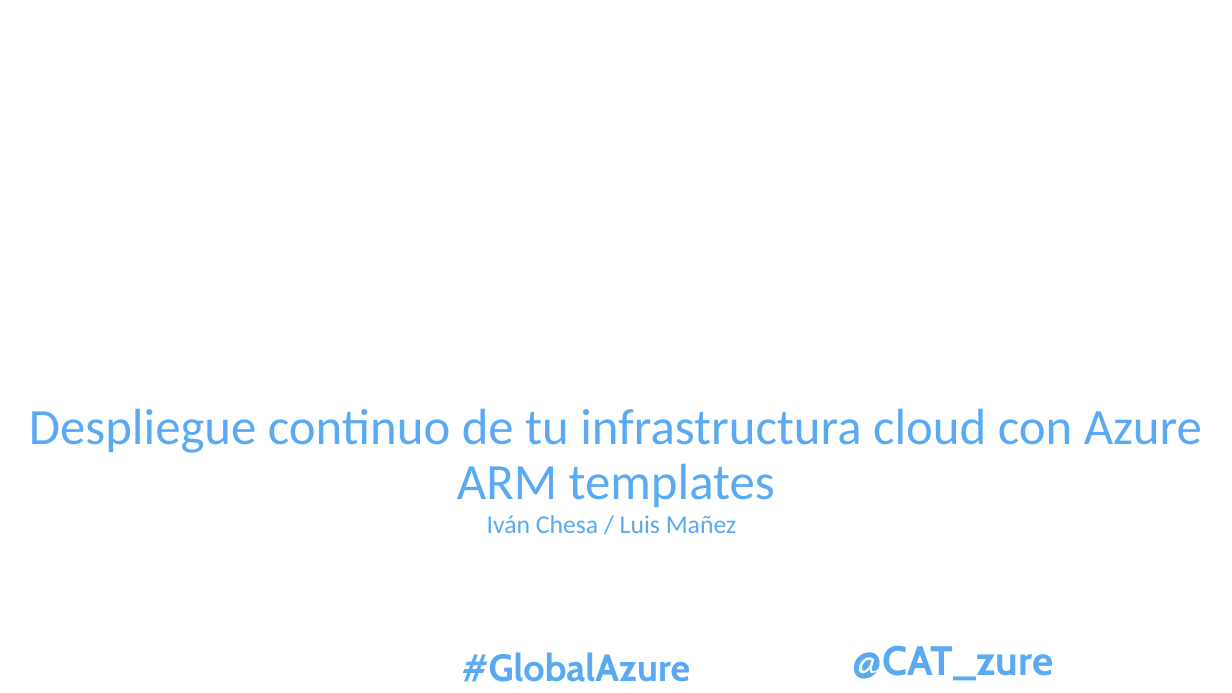
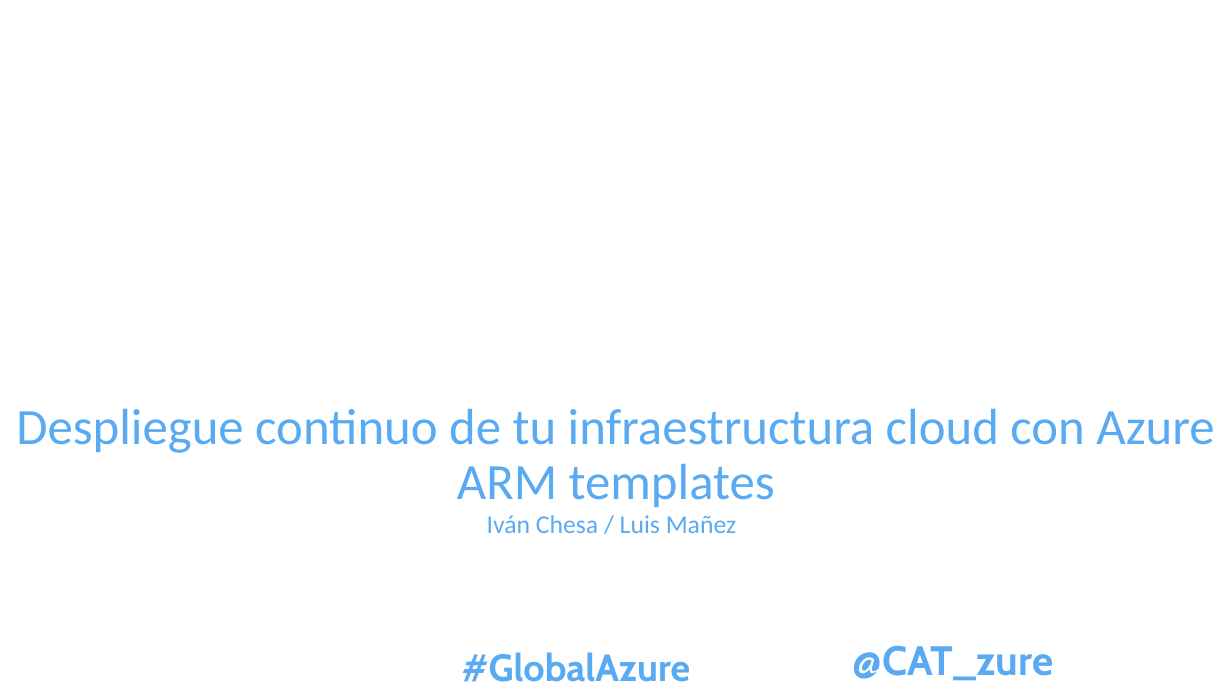
Before and after one commit to luismanez/azure-bootcamp-barcelona-2018, a slide deck: slide 1 of slides/Despliegue continuo de tu infrastructura cloud con Azure ARM templates.pptx. Drawn at 1232x693 pixels with LibreOffice and Linux fonts; fonts in the diff are those of the drawing; background and template pictures are left out. Boxes give left, top, right and bottom in pixels: in the first picture for what was removed or moved away, otherwise in the second. Text is boxed around its words. In the diff, an @@ line names an element or a change of style, - is before the commit and + after.

```diff
--- a/slides/Despliegue continuo de tu infrastructura cloud con Azure ARM templates.pptx
+++ b/slides/Despliegue continuo de tu infrastructura cloud con Azure ARM templates.pptx
@@ title at bbox=[16, 408, 1214, 507]: text changed @@
-Despliegue continuo de tu infrastructura cloud con Azure ARM templates
+Despliegue continuo de tu infraestructura cloud con Azure ARM templates
```
Also in this commit, not shown: 4 slides added.
